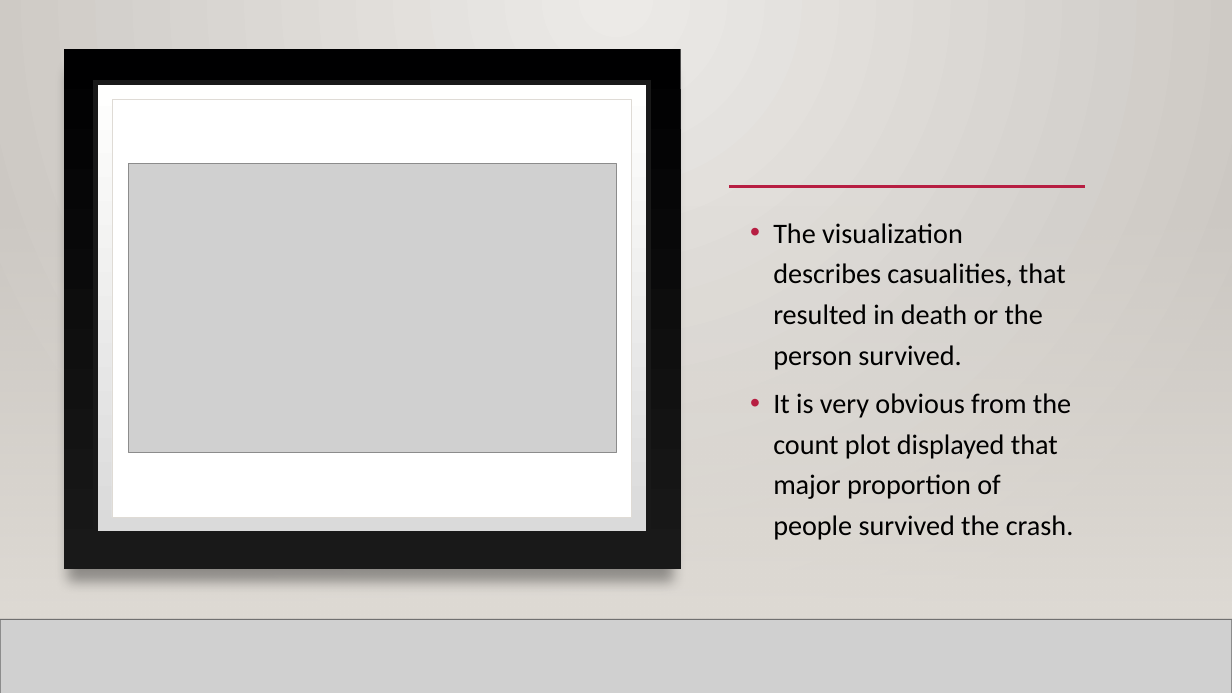
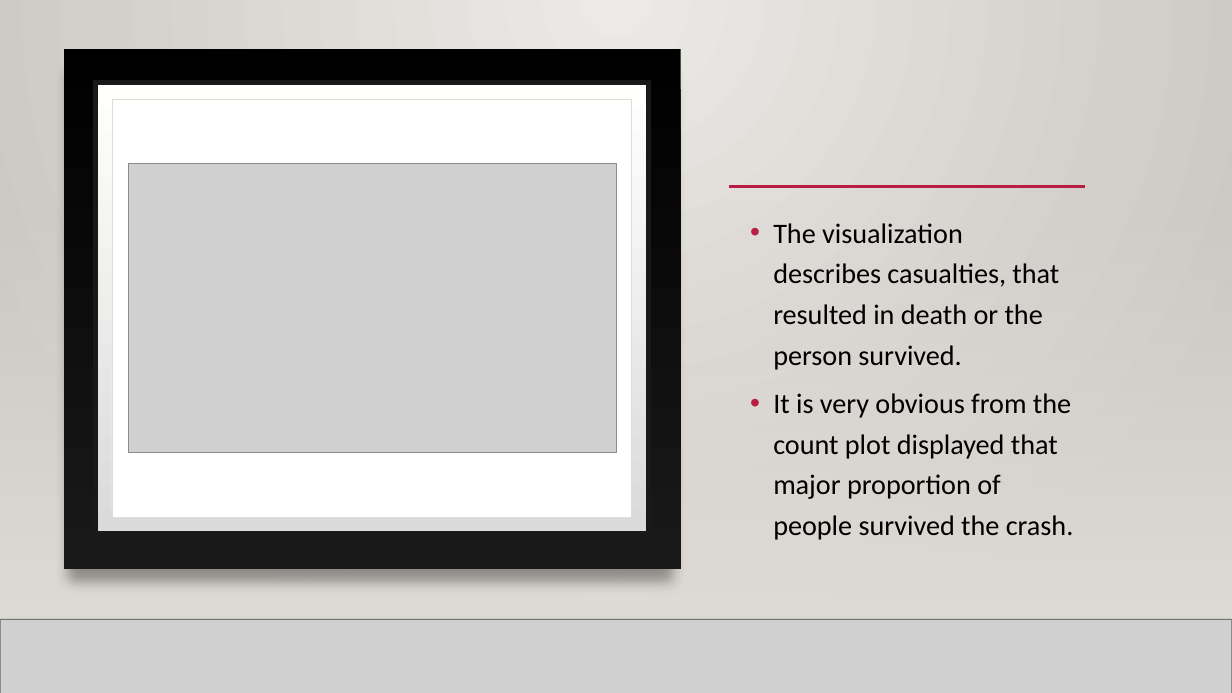
Before and after one commit to rajgabani/DAB-103-006-001, a slide deck: slide 30 of Project.pptx (slide 25 before the commit). Drawn at 1232x693 pixels with LibreOffice and Linux fonts; fonts in the diff are those of the drawing; grey boxes stand for pictures; background and template pictures are left out. Boxes give left, top, right and bottom in pixels: in the first picture for what was removed or moved away, otherwise in the second. Text is boxed around its words. In the diff, an @@ line names an element or a change of style, - is before the commit and + after.

```diff
--- a/Project.pptx
+++ b/Project.pptx
@@ text at (773,223,1059,370): text changed @@
-• The visualization describes casualities, that resulted in death or the person survived.
+• The visualization describes casualties, that resulted in death or the person survived.
```
Also in this commit, not shown: 20 other slides changed, 29 slides added, 3 slides removed, 1 other file.
